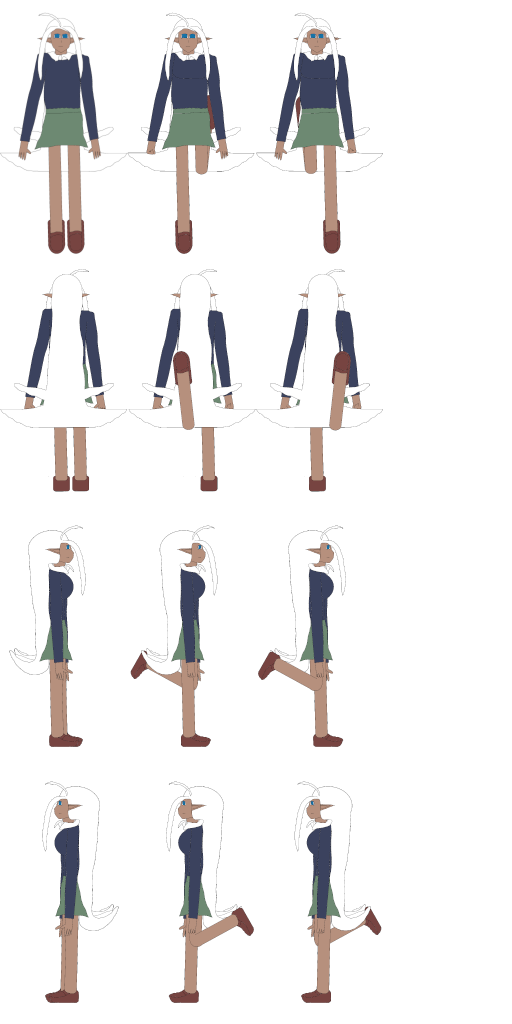
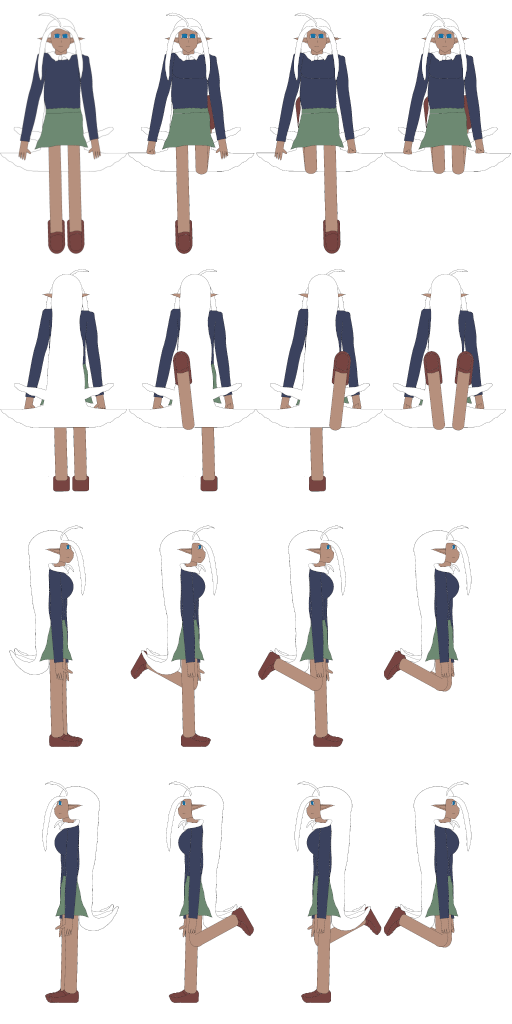
Two versions of the same layered image (512x1024). Layer-by-layer changes:
added layer "ejump" above "wjump" over [384,781,472,948]
added layer "wjump" above "njump" over [384,525,472,692]
added layer "njump" above "sjump" over [384,269,506,431]
added layer "sjump" above "widle.png" over [384,12,511,175]
